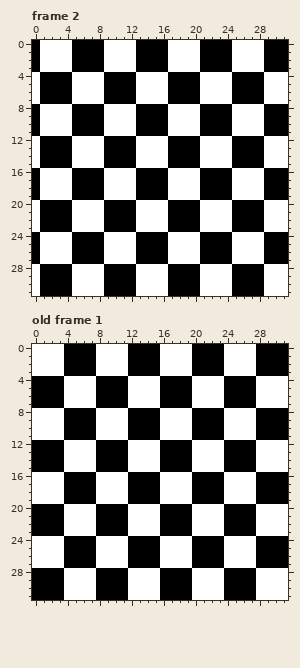
Pixel-art file, stored at Assets/Sprites/finish.aseprite. The first picture shows the starting point.
32x32 pixels, 8 frames. Shown: frame 2, old frame 1. The commit also changed other frames, which this record leaves out.
Now the later version:
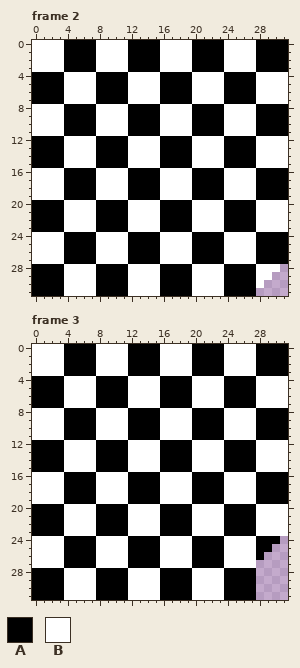
Palette (. is transparent): A #000000  B #ffffff
A new or re-ordered frame is compared with the old frame closest to it.
From old to new:
layer "Layer 1" now hidden
layer "Layer 2" added
frames re-ordered
Frame 2:
Colour A replaces colour B in rows 0 to 3 at x 4, 12, 20 and 28; in rows 4 to 7 at x 0, 8, 16 and 24; in rows 8 to 11 at x 4, 12, 20 and 28; in rows 12 to 15 at x 0, 8, 16 and 24; in rows 16 to 19 at x 4, 12, 20 and 28; in rows 20 to 23 at x 0, 8, 16 and 24.
Colour A replaces colour B in rows 24 to 27 at x 4, 12, 20 and 28; in rows 28 to 31 at x 0, 8, 16 and 24.
Colour B replaces colour A in rows 0 to 3 at x 0, 8, 16 and 24; in rows 4 to 7 at x 4, 12, 20 and 28; in rows 8 to 11 at x 0, 8, 16 and 24; in rows 12 to 15 at x 4, 12, 20 and 28; in rows 16 to 19 at x 0, 8, 16 and 24; in rows 20 to 23 at x 4, 12, 20 and 28.
Colour B replaces colour A in rows 24 to 27 at x 0, 8, 16 and 24; in rows 28 to 30 at x 4, 12, 20 and 28; in row 31 at x 4, 12 and 20.
Colour A is removed in row 31 at x 28.
Colour B is removed in row 28 at x 31; in row 29 at x 30 to 31; in rows 30 to 31 at x 29 to 31.
Frame 3 against old frame 1:
Colour A is removed in row 24 at x 31; in row 25 at x 30 to 31; in row 26 at x 29 to 31; in row 27 at x 28 to 31.
Colour B is removed in rows 28 to 31 at x 28 to 31.
Changed places in both pictures, as pixel boxes (x1, y1, x2, y2):
changed: (32, 40, 104, 296)
changed: (128, 40, 200, 296)
changed: (224, 40, 288, 296)
erased: (256, 536, 288, 600)
